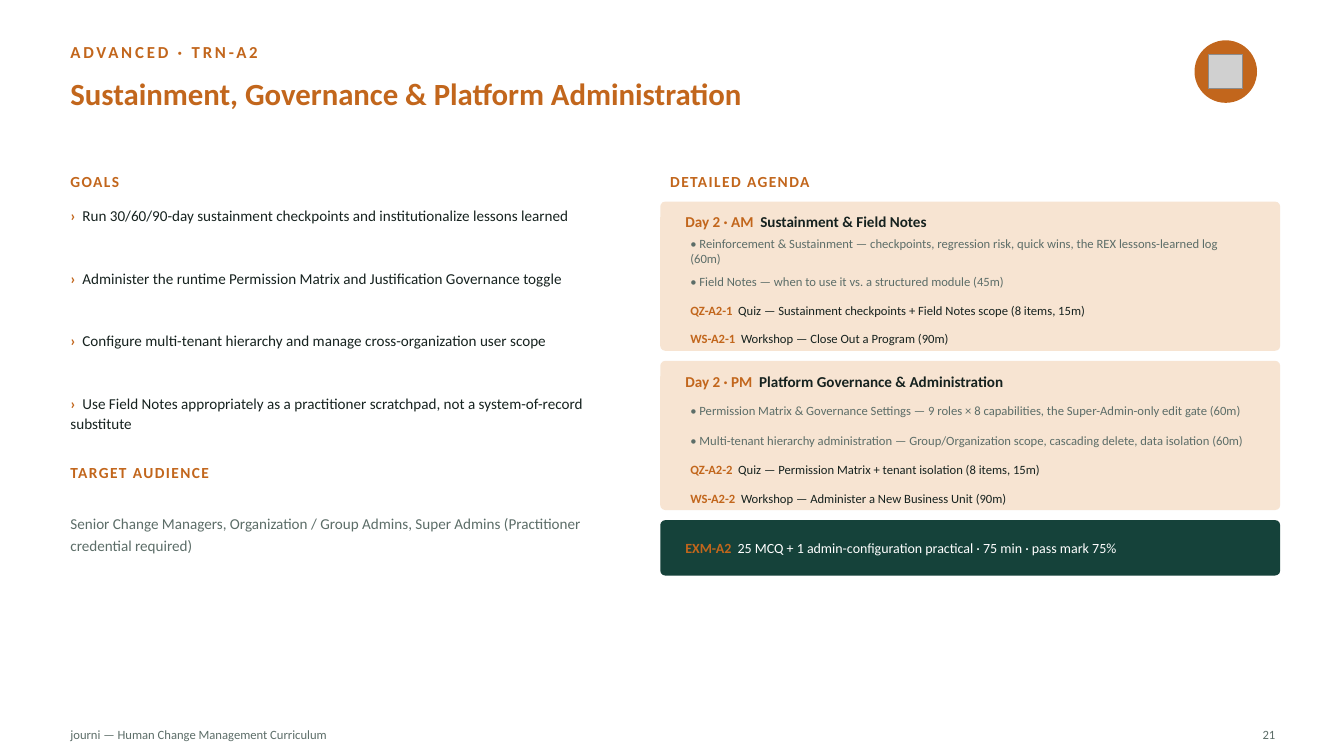
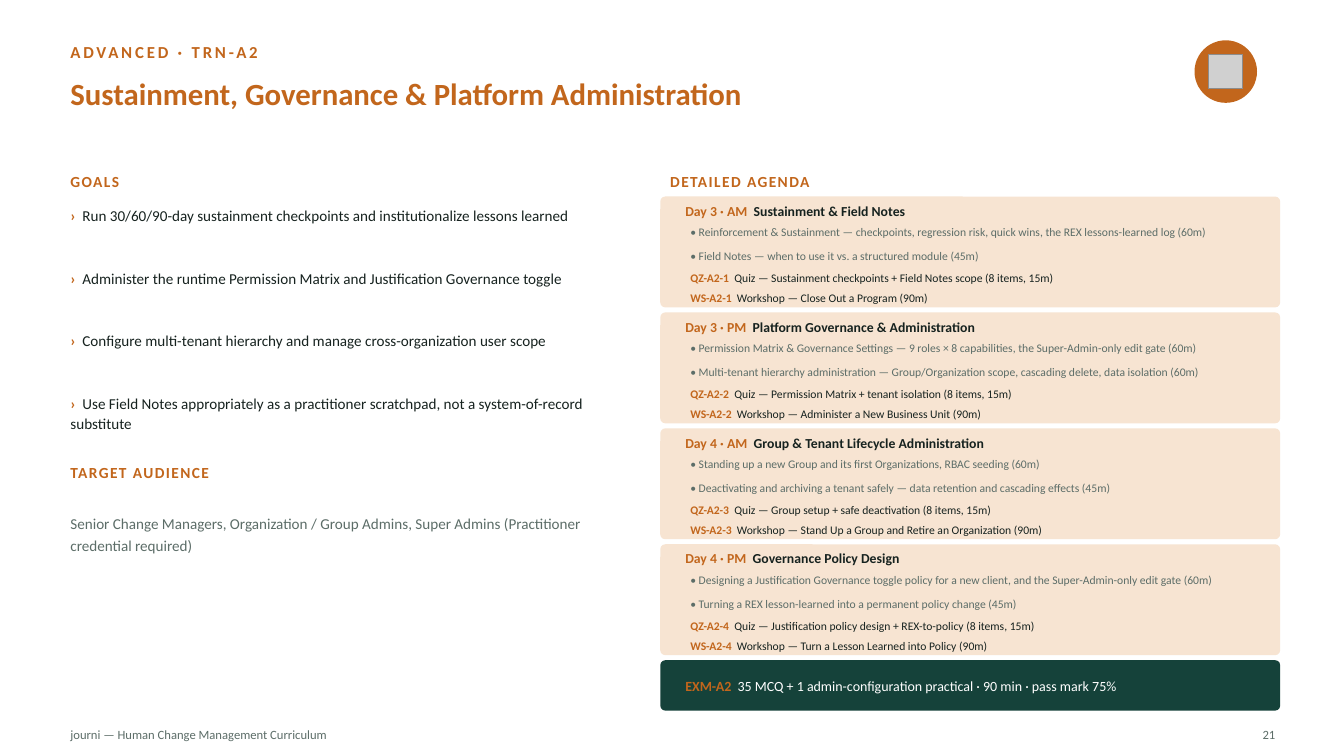
Before and after one commit to mbenhima/scm-process-register, a slide deck: slide 22 of deliverables/journi_Curriculum_HCM.pptx. Drawn at 1344x756 pixels with LibreOffice and Linux fonts; fonts in the diff are those of the drawing; grey boxes stand for pictures. Boxes give left, top, right and bottom in pixels: in the first picture for what was removed or moved away, otherwise in the second. Text is boxed around its words. In the diff, an @@ line names an element or a change of style, - is before the commit and + after.

```diff
--- a/deliverables/journi_Curriculum_HCM.pptx
+++ b/deliverables/journi_Curriculum_HCM.pptx
@@ rounded rectangle: place and size @@
-rounded rectangle at bbox=[660, 202, 1280, 351]
+rounded rectangle at bbox=[660, 197, 1280, 308]
@@ rounded rectangle at bbox=[660, 197, 1280, 308]: proportions changed @@
@@ text at bbox=[685, 206, 905, 218]: text changed; size 10.8 to 9.8 pt @@
-Day 2 · AM Sustainment & Field Notes
+Day 3 · AM Sustainment & Field Notes
@@ text "• Reinforcement & Sustainment — ...": place and size @@
-text "• Reinforcement & Sustainment — ..." at bbox=[690, 239, 1217, 265]
+text "• Reinforcement & Sustainment — ..." at bbox=[699, 228, 1206, 238]
@@ text "• Field Notes — when ...": place and size @@
-text "• Field Notes — when ..." at bbox=[699, 277, 1003, 288]
+text "• Field Notes — when ..." at bbox=[699, 252, 979, 261]
@@ text "QZ-A2-1 Quiz — Sustainment checkpoints ...": place and size @@
-text "QZ-A2-1 Quiz — Sustainment checkpoints ..." at bbox=[690, 306, 1085, 317]
+text "QZ-A2-1 Quiz — Sustainment checkpoints ..." at bbox=[690, 273, 1054, 284]
@@ text "WS-A2-1 Workshop — Close Out ...": place and size @@
-text "WS-A2-1 Workshop — Close Out ..." at bbox=[690, 334, 948, 345]
+text "WS-A2-1 Workshop — Close Out ..." at bbox=[690, 294, 928, 304]
@@ rounded rectangle at bbox=[660, 313, 1280, 423]: proportions changed @@
@@ rounded rectangle: place and size @@
-rounded rectangle at bbox=[660, 361, 1280, 510]
+rounded rectangle at bbox=[660, 313, 1280, 423]
@@ text at bbox=[685, 322, 975, 334]: text changed; size 10.8 to 9.8 pt @@
-Day 2 · PM Platform Governance & Administration
+Day 3 · PM Platform Governance & Administration
@@ text "• Permission Matrix & Governance ...": place and size @@
-text "• Permission Matrix & Governance ..." at bbox=[699, 406, 1240, 417]
+text "• Permission Matrix & Governance ..." at bbox=[699, 343, 1196, 354]
@@ text "• Multi-tenant hierarchy administration — ...": place and size @@
-text "• Multi-tenant hierarchy administration — ..." at bbox=[699, 436, 1242, 447]
+text "• Multi-tenant hierarchy administration — ..." at bbox=[699, 368, 1198, 378]
@@ text "QZ-A2-2 Quiz — Permission Matrix ...": place and size @@
-text "QZ-A2-2 Quiz — Permission Matrix ..." at bbox=[690, 465, 1040, 476]
+text "QZ-A2-2 Quiz — Permission Matrix ..." at bbox=[690, 390, 1012, 400]
@@ size 9 to 8.3 pt in 8 elements at bbox=[699, 228, 1206, 238], bbox=[699, 252, 979, 261], bbox=[690, 273, 1054, 284], bbox=[690, 294, 928, 304], bbox=[699, 343, 1196, 354], bbox=[699, 368, 1198, 378], bbox=[690, 390, 1012, 400], bbox=[690, 409, 981, 420] @@
@@ text "WS-A2-2 Workshop — Administer a ...": place and size @@
-text "WS-A2-2 Workshop — Administer a ..." at bbox=[690, 494, 1006, 505]
+text "WS-A2-2 Workshop — Administer a ..." at bbox=[690, 409, 981, 420]
@@ rounded rectangle: place and size @@
-rounded rectangle at bbox=[660, 520, 1280, 576]
+rounded rectangle at bbox=[660, 429, 1280, 539]
@@ rounded rectangle at bbox=[660, 429, 1280, 539]: fill #15423A to #F7E4D2; proportions changed @@
@@ text added at bbox=[685, 438, 984, 450], 9.8 pt, text #16221F, bold @@
+Day 4 · AM Group & Tenant Lifecycle Administration
@@ text added at bbox=[699, 460, 1040, 470], 8.3 pt, text #5C6D68 @@
+• Standing up a new Group and its first Organizations, RBAC seeding (60m)
@@ text added at bbox=[690, 505, 991, 516], 8.3 pt, text #16221F @@
+QZ-A2-3 Quiz — Group setup + safe deactivation (8 items, 15m)
@@ text added at bbox=[699, 483, 1110, 494], 8.3 pt, text #5C6D68 @@
+• Deactivating and archiving a tenant safely — data retention and cascading effects (45m)
@@ text added at bbox=[690, 525, 1042, 536], 8.3 pt, text #16221F @@
+WS-A2-3 Workshop — Stand Up a Group and Retire an Organization (90m)
@@ rounded rectangle added at bbox=[660, 544, 1280, 655], fill #F7E4D2 @@
@@ text added at bbox=[685, 553, 899, 566], 9.8 pt, text #16221F, bold @@
+Day 4 · PM Governance Policy Design
@@ text added at bbox=[699, 576, 1212, 586], 8.3 pt, text #5C6D68 @@
+• Designing a Justification Governance toggle policy for a new client, and the Super-Admin-only edit gate (60m)
@@ text added at bbox=[690, 621, 1035, 632], 8.3 pt, text #16221F @@
+QZ-A2-4 Quiz — Justification policy design + REX-to-policy (8 items, 15m)
@@ text added at bbox=[699, 600, 1016, 610], 8.3 pt, text #5C6D68 @@
+• Turning a REX lesson-learned into a permanent policy change (45m)
@@ text added at bbox=[690, 641, 987, 652], 8.3 pt, text #16221F @@
+WS-A2-4 Workshop — Turn a Lesson Learned into Policy (90m)
@@ rounded rectangle added at bbox=[660, 660, 1280, 711], fill #15423A @@
@@ text at bbox=[685, 681, 1116, 694]: text changed @@
-EXM-A2 25 MCQ + 1 admin-configuration practical · 75 min · pass mark 75%
+EXM-A2 35 MCQ + 1 admin-configuration practical · 90 min · pass mark 75%
```
Also in this commit, not shown: 23 other slides changed, 3 other files.
